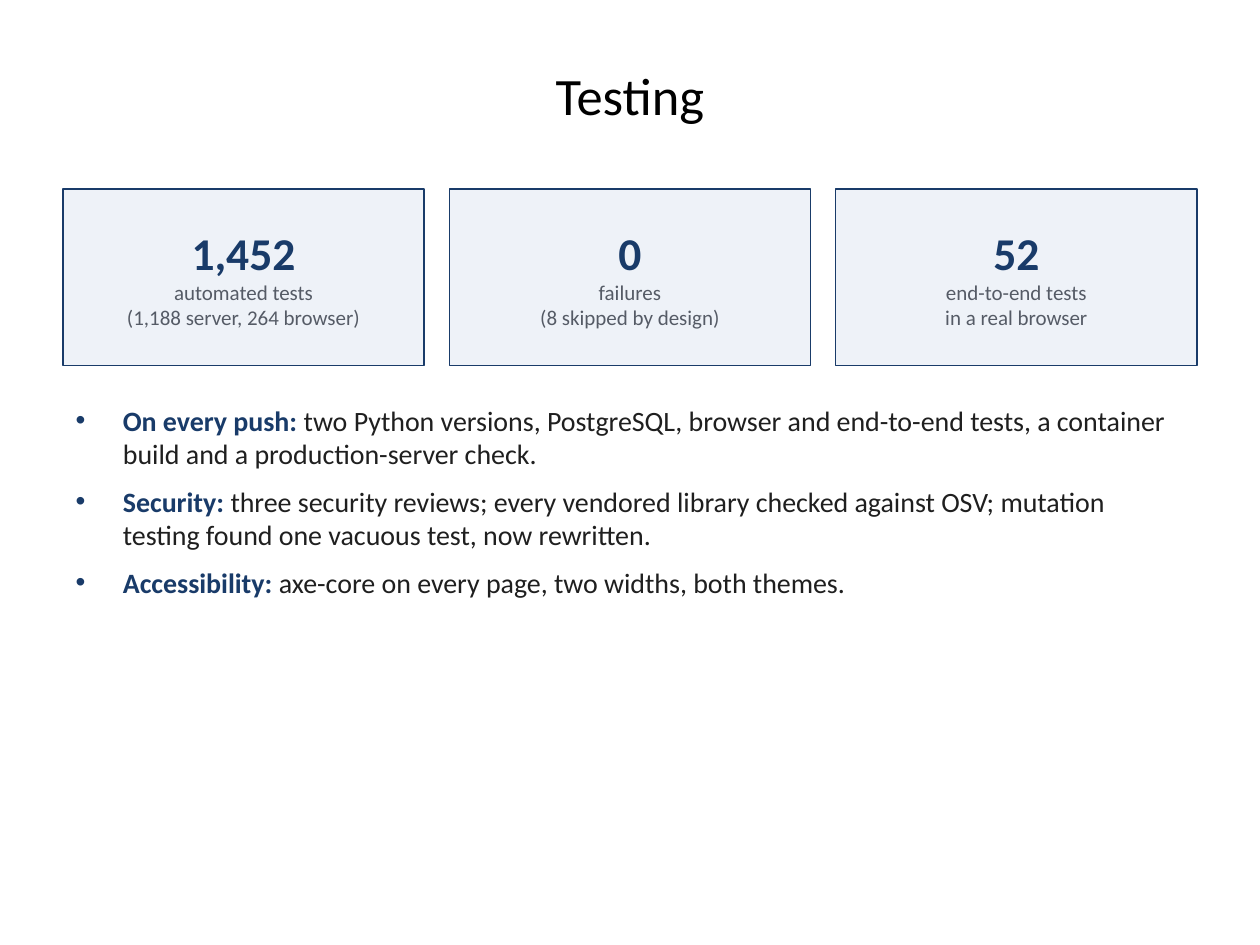
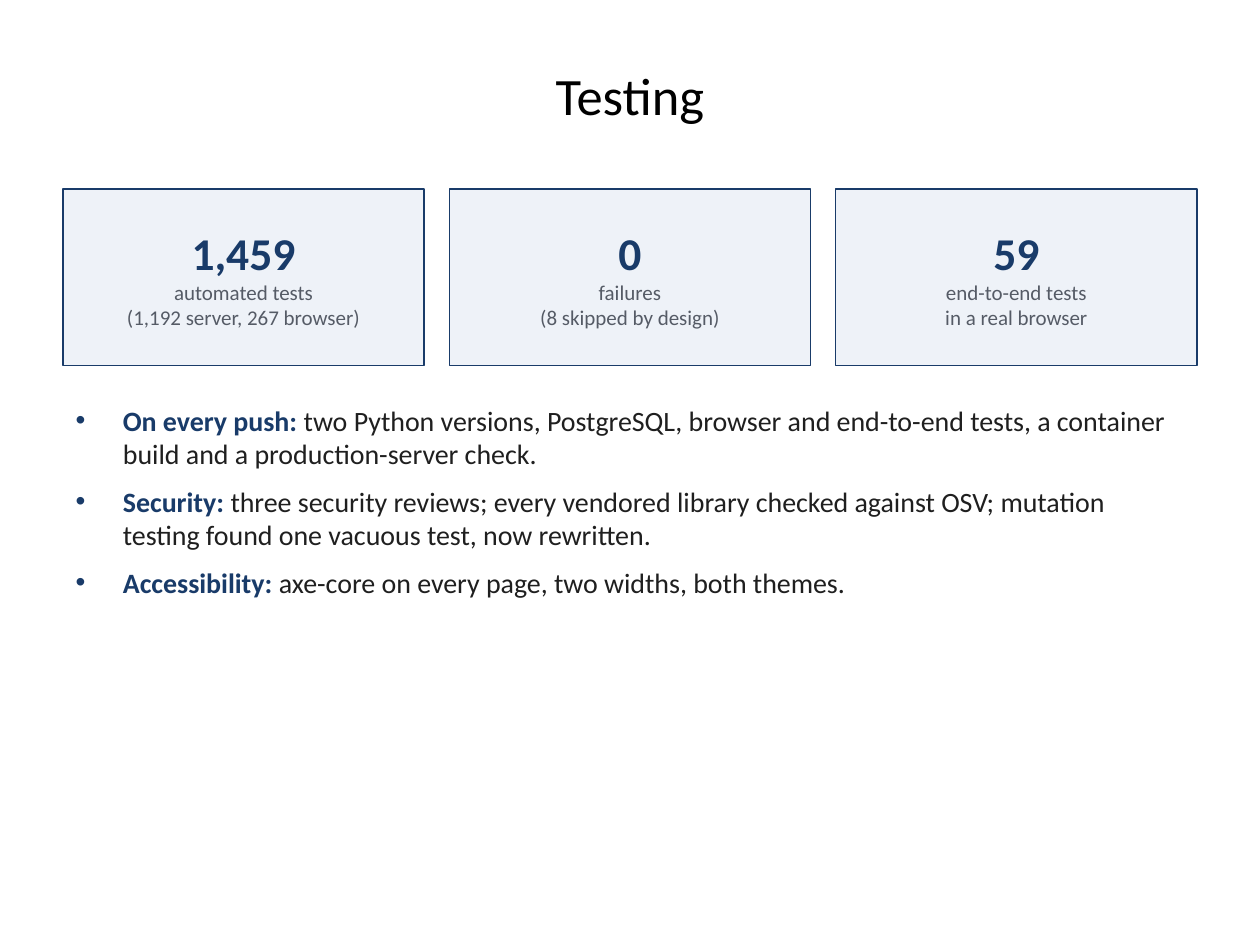
Before and after one commit to 1337PAIN/Reveal-X-chat, a slide deck: slide 26 of Reveal-X_FYP_Presentation.pptx. Drawn at 1260x945 pixels with LibreOffice and Linux fonts; fonts in the diff are those of the drawing; background and template pictures are left out. Boxes give left, top, right and bottom in pixels: in the first picture for what was removed or moved away, otherwise in the second. Text is boxed around its words. In the diff, an @@ line names an element or a change of style, - is before the commit and + after.

```diff
--- a/Reveal-X_FYP_Presentation.pptx
+++ b/Reveal-X_FYP_Presentation.pptx
@@ text in rectangle at (127, 240, 360, 328): text changed @@
-1,452
-automated tests
-(1,188 server, 264 browser)
+1,459
+automated tests
+(1,192 server, 267 browser)
@@ text in rectangle at (993, 240, 1039, 271): text changed @@
-52
+59
```
Also in this commit, not shown: 3 other slides changed, 22 other files.
